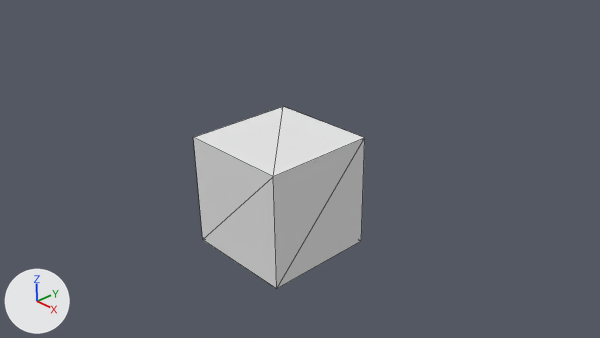
The Blender file src/binaries/gui/assets/scene.blend, before and after one commit.
Both versions are drawn from the file's camera 'Camera'. Arrows for +X, +Y and +Z are at lower left; the lights stay in place. Mesh edges are drawn as thin lines.
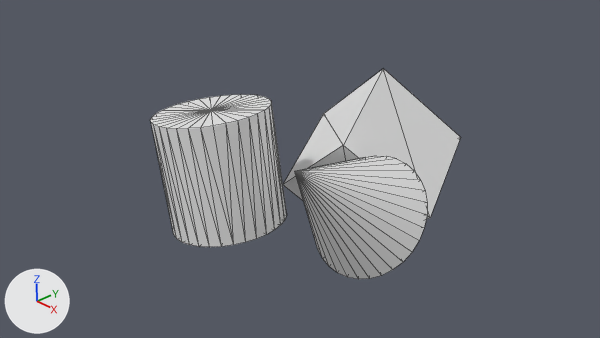
Where the change shows, as pixel boxes [x1, y1, x2, y2] in the pictures (600 x 338 px):
'Cube', moved, turned
    before: [193, 107, 365, 288]
    after: [283, 69, 461, 219]
'Cylinder', added
    after: [150, 94, 287, 247]
'Cone', added
    after: [295, 156, 427, 279]

The edits, one by one:
Mesh me_cone is new.
It is a 32-sided cone pointing to +z spanning x -1.0..1.0, y -1.0..1.0, z -1.0..1.0.
Mesh me_cylinder is new.
It is a 32-sided cylinder along z spanning x -1.0..1.0, y -1.0..1.0, z -1.0..1.0.
Object 'Cube' (ob_cube) moves from (0.0, 0.0, 0.0) to (0.29, 2.05, -0.02).
Object 'Cube' (ob_cube) turns from (0, 0, 0) to (30, -41, 0) degrees about x, y and z.
Object 'Cone' (ob_cone) is new; it shows me_cone.
Its location is (1.75, -0.5, 0.8).
Its rotation in degrees is (49, 0, 0).
Object 'Cylinder' (ob_cylinder) is new; it shows me_cylinder.
Its location is (-0.75, -0.67, 0.43).
Its rotation in degrees is (0, -8.9, 0).
